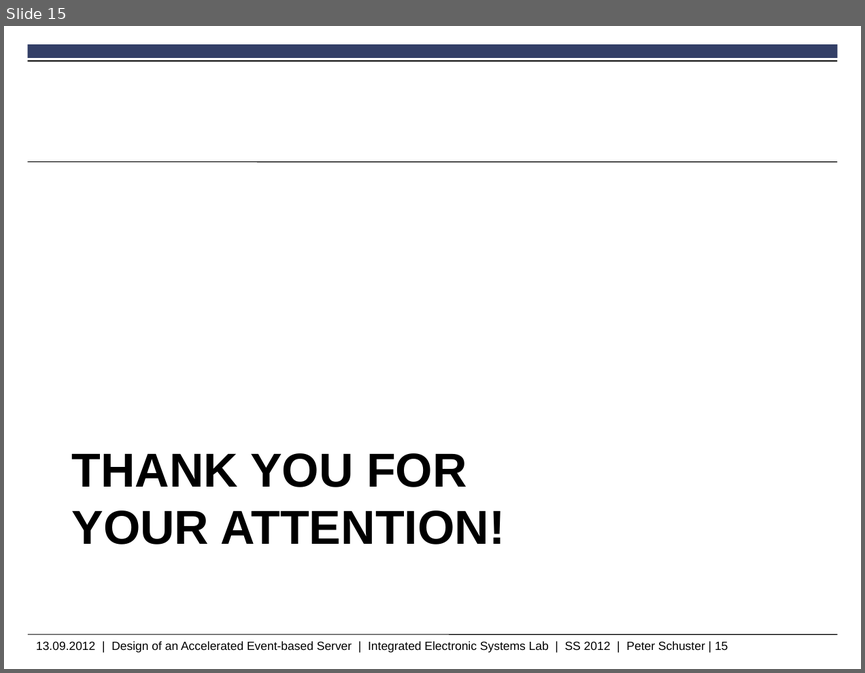
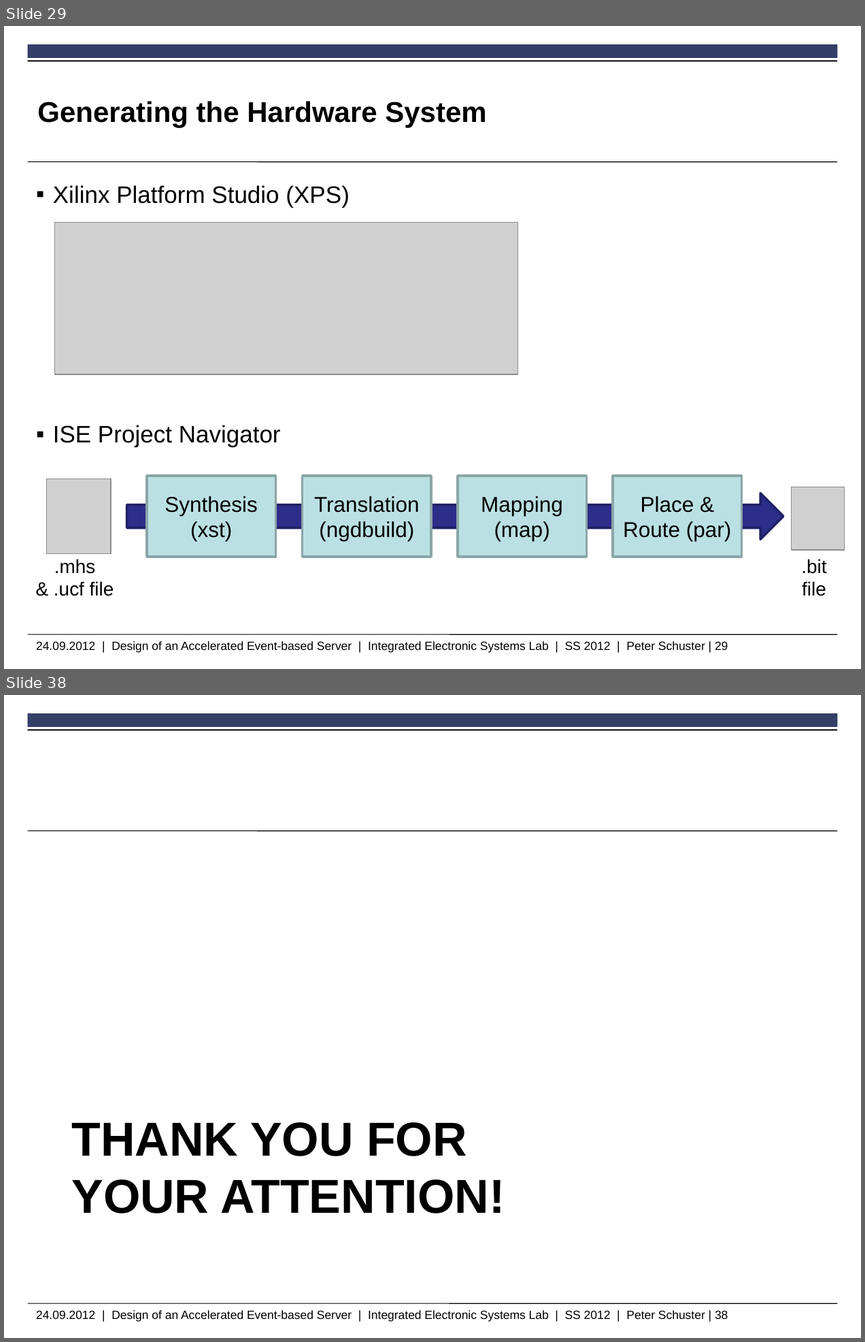
Before and after one commit to peschuster/ies-http-project, a slide deck: IesHttpProject.pptx. Shown one above the other, each under a label of ours: slide 15 before the commit, slides 29 and 38 after it; the slides between them are not shown. The pictures are 865x673 and 865x1342 pixels, drawn with LibreOffice and Linux fonts; fonts in the diff are those of the drawing; grey boxes stand for pictures; background and template pictures are left out. Boxes give left, top, right and bottom in pixels: in the first picture for what was removed or moved away, otherwise in the second. Text is boxed around its words. In the diff, an @@ line names an element or a change of style, - is before the commit and + after.

```diff
--- a/IesHttpProject.pptx
+++ b/IesHttpProject.pptx
@@ slide 29 added at [4,26,861,669], background #FFFFFF; not listed: 5 template elements that a slide beside it also shows @@
@@ title added at [37,101,486,128], 24 pt, text #000000, bold @@
+Generating the Hardware System
@@ text added at [53,185,349,208], 20 pt, text #000000 @@
+▪ Xilinx Platform Studio (XPS)
@@ picture added at [54,223,518,374] @@
@@ text added at [53,424,281,447], 20 pt, text #000000 @@
+▪ ISE Project Navigator
@@ picture added at [46,478,110,554] @@
@@ down arrow added at [127,493,784,539], fill #2D2D8A, outline #212166 2 pt @@
@@ rectangle added at [147,476,275,556], fill #BBE0E3, outline #8AA6A8 2 pt, 18 pt, text #000000 @@
+Synthesis (xst)
@@ rectangle added at [302,476,430,556], fill #BBE0E3, outline #8AA6A8 2 pt, 18 pt, text #000000 @@
+Translation (ngdbuild)
@@ rectangle added at [458,476,586,556], fill #BBE0E3, outline #8AA6A8 2 pt, 18 pt, text #000000 @@
+Mapping (map)
@@ rectangle added at [613,476,741,556], fill #BBE0E3, outline #8AA6A8 2 pt, 18 pt, text #000000 @@
+Place & Route (par)
@@ picture added at [791,486,844,550] @@
@@ text added at [54,558,114,596], 16 pt, text #000000 @@
+.mhs & .ucf file
@@ text added at [801,558,826,596], 16 pt, text #000000 @@
+.bit file
@@ what was slide 15 is now slide 38 @@
@@ text at [36,1310,728,1321]: text changed @@
-13.09.2012 | Design of an Accelerated Event-based Server | Integrated Electronic Systems Lab | SS 2012 | Peter Schuster | 15
+24.09.2012 | Design of an Accelerated Event-based Server | Integrated Electronic Systems Lab | SS 2012 | Peter Schuster | 38
```
Also in this commit, not shown: 11 slides changed, 23 other slides added, 4 slides removed.
